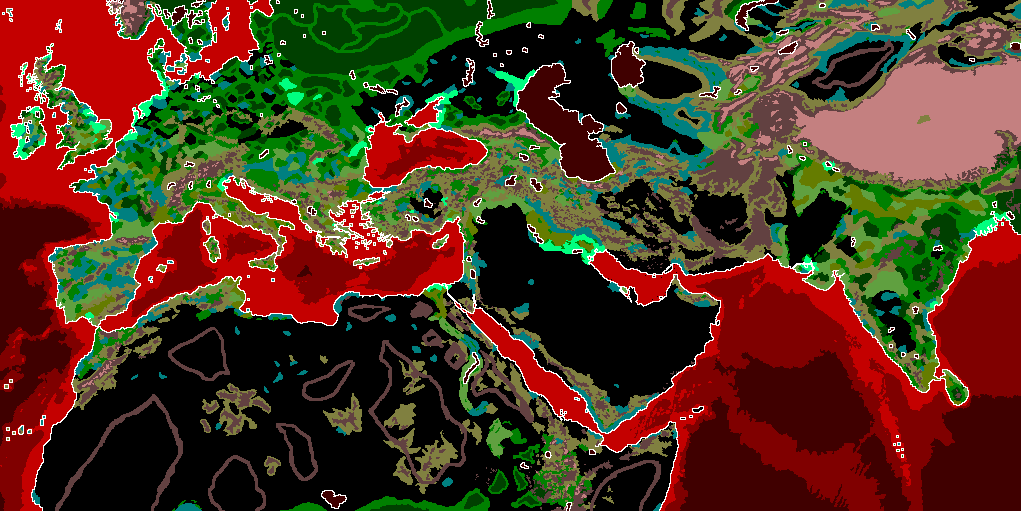
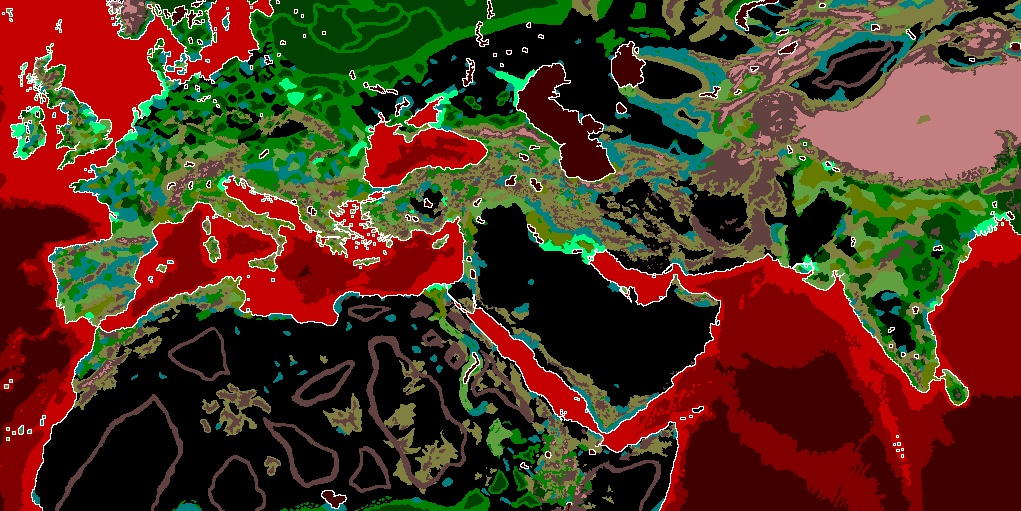
Revision of a layered 1021 x 511 image; what changed, layer by layer:
painted on "map_ground_types_blocked_access" over (263, 311, 621, 511)
painted on "map_ground_types" over (111, 17, 778, 511)
